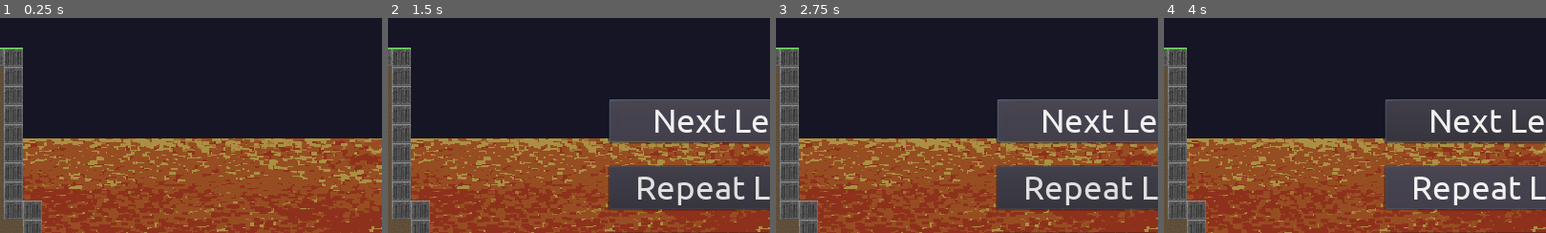
Above: before the commit, frames 1-4 (left to right).
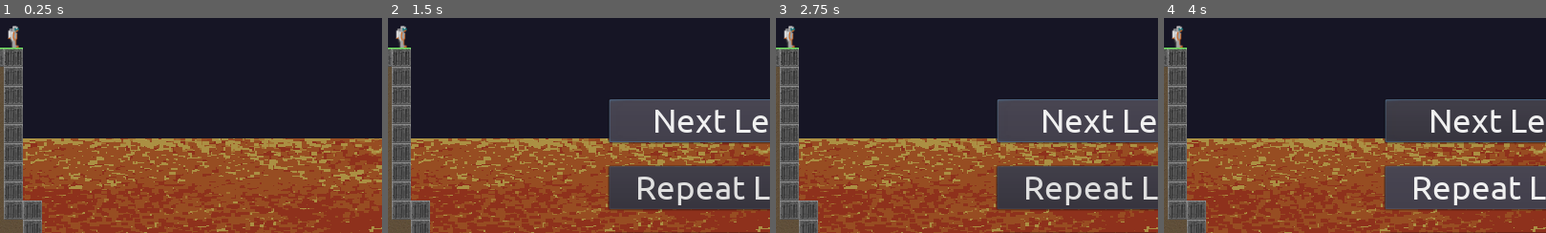
Above: after the commit, the same moments.

Repository: jtuttle/bridger
Game: Godot game, scene res://objects/levels/game/game.tscn
The game is run twice, just before and just after one commit, with the same random seed, the same clock (stepped at 60 frames per second) and the same inputs.
Inputs:
- Up to frame 1 (0.25 s): no input
- Up to frame 2 (1.5 s): hold Escape (bring_up_ui) 0.53-1.25 s; hold Space (drop_piece) 0.53-1.25 s; click "Next Level" at 1.25 s
- Up to frame 3 (2.75 s): click "Next Level" at 2 s
- Up to frame 4 (4 s): click "Repeat Level" at 2.75 s; tap Up (rotate_clockwise) at 3.6 s
The pictures show only the part of the screen within x 4-54%, y 29-79%; the shares and areas given below are measured in that part.

The runs differ from the first frame. In frame 1, 0.2% of the frame differs, in the area x 2-5%, y 3-14%; in frame 2, 0.2%; in frame 3, 0.2%; in frame 4, 0.2%.

Commit message:
Add static player

Diff:
--- a/objects/levels/level_1/level_1.tscn
+++ b/objects/levels/level_1/level_1.tscn
@@ -1,9 +1,10 @@
-[gd_scene load_steps=5 format=2]
+[gd_scene load_steps=6 format=2]
 
 [ext_resource path="res://objects/levels/level_tileset.tres" type="TileSet" id=1]
 [ext_resource path="res://images/lava_01.png" type="Texture" id=2]
 [ext_resource path="res://objects/levels/level_1/level_1.gd" type="Script" id=3]
 [ext_resource path="res://images/background.png" type="Texture" id=4]
+[ext_resource path="res://objects/player.tscn" type="PackedScene" id=5]
 
 [node name="level_1" type="Node2D"]
 script = ExtResource( 3 )
@@ -27,3 +28,6 @@
 tile_data = PoolIntArray( 524288, 5, 0, 524289, 5, 0, 524290, 5, 0, 524325, 3, 0, 524326, 3, 0, 524327, 3, 0, 589824, 2 …(2873 unchanged characters)…
 
 [node name="tween" type="Tween" parent="."]
+
+[node name="player" parent="." instance=ExtResource( 5 )]
+position = Vector2( 60, 168 )
--- /dev/null
+++ b/objects/player.tscn
@@ -0,0 +1,37 @@
+[gd_scene load_steps=7 format=2]
+
+[ext_resource path="res://images/player.png" type="Texture" id=1]
+
+[sub_resource type="AtlasTexture" id=1]
+flags = 4
+atlas = ExtResource( 1 )
+region = Rect2( 0, 0, 24, 48 )
+
+[sub_resource type="AtlasTexture" id=2]
+flags = 4
+atlas = ExtResource( 1 )
+region = Rect2( 24, 0, 24, 48 )
+
+[sub_resource type="AtlasTexture" id=3]
+flags = 4
+atlas = ExtResource( 1 )
+region = Rect2( 48, 0, 24, 48 )
+
+[sub_resource type="AtlasTexture" id=4]
+flags = 4
+atlas = ExtResource( 1 )
+region = Rect2( 72, 0, 24, 48 )
+
+[sub_resource type="SpriteFrames" id=5]
+animations = [ {
+"frames": [ SubResource( 1 ), SubResource( 2 ), SubResource( 3 ), SubResource( 4 ) ],
+"loop": true,
+"name": "idle",
+"speed": 5.0
+} ]
+
+[node name="player" type="Node2D"]
+
+[node name="animated_sprite" type="AnimatedSprite" parent="."]
+frames = SubResource( 5 )
+animation = "idle"
